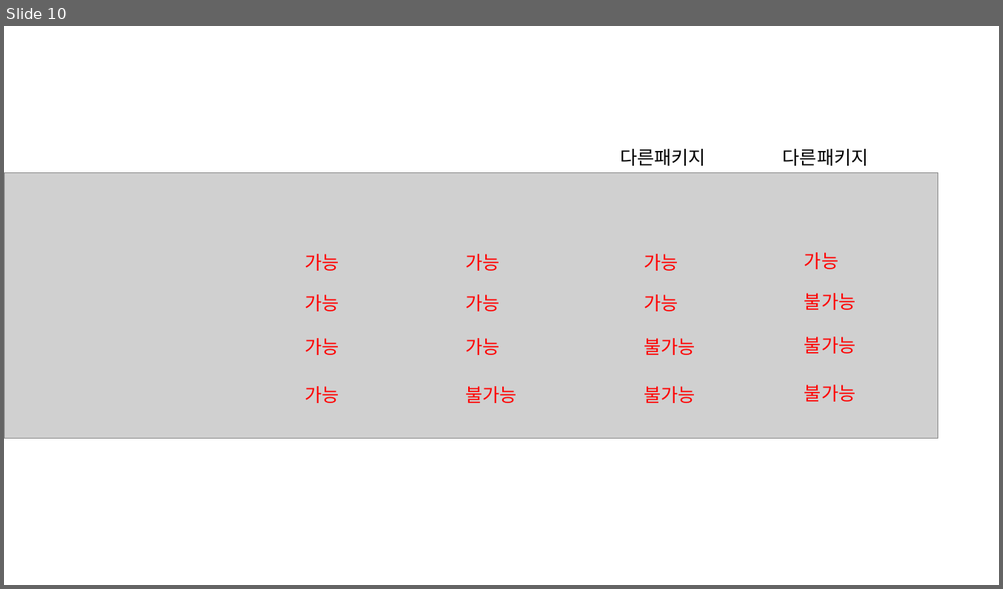
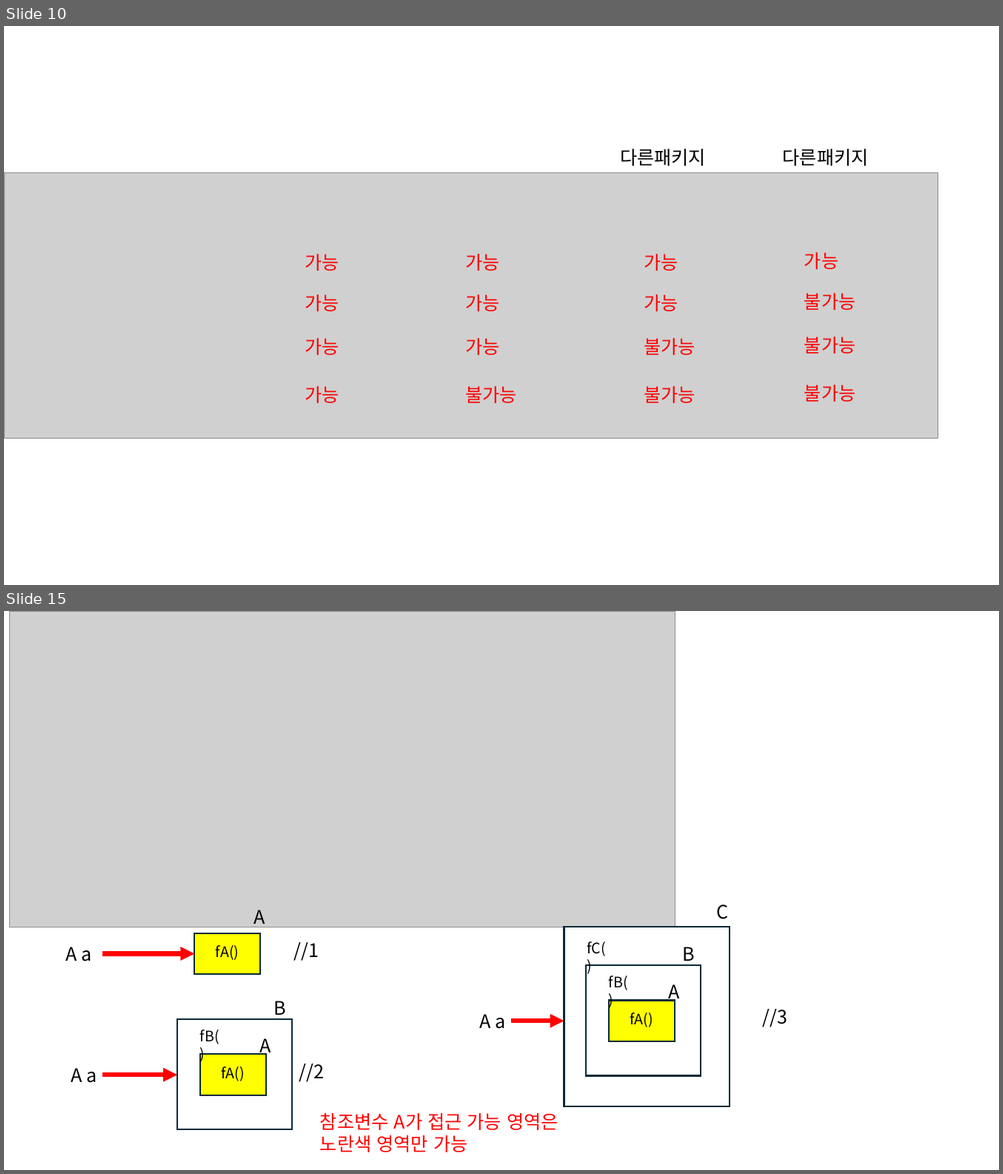
Before and after one commit to chl4890620123-collab/-, a slide deck: java수업.pptm. Shown one above the other, each under a label of ours: slide 10 before the commit, slides 10 and 15 after it; the slides between them are not shown. The pictures are 1003x589 and 1003x1174 pixels, drawn with LibreOffice and Linux fonts; fonts in the diff are those of the drawing; grey boxes stand for pictures. Boxes give left, top, right and bottom in pixels: in the first picture for what was removed or moved away, otherwise in the second. Text is boxed around its words. In the diff, an @@ line names an element or a change of style, - is before the commit and + after.

```diff
--- a/java수업.pptm
+++ b/java수업.pptm
@@ slide 15 added at <box>4,611,999,1170</box>, background #FFFFFF @@
@@ picture added at <box>9,611,674,927</box> @@
@@ text added at <box>254,910,265,928</box>, 18 pt, text #000000 @@
+A
@@ text added at <box>717,905,728,920</box>, 18 pt, text #000000 @@
+C
@@ rectangle added at <box>194,934,261,974</box>, fill #FFFF00, outline #092A39 1.5 pt @@
@@ text added at <box>293,943,318,961</box>, 18 pt, text #000000 @@
+//1
@@ rectangle added at <box>564,927,730,1107</box>, outline #092A39 1.5 pt @@
@@ text added at <box>587,942,606,957</box>, 14 pt, text #000000 @@
+fC()
@@ text added at <box>65,947,91,962</box>, 18 pt, text #000000 @@
+A a
@@ arrow added from (102, 954) to (194, 954), #FF0000 4.5 pt @@
@@ text added at <box>216,945,239,960</box>, 14 pt, text #000000 @@
+fA()
@@ text added at <box>683,947,695,965</box>, 18 pt, text #000000 @@
+B
@@ rectangle added at <box>586,966,701,1076</box>, outline #092A39 1.5 pt @@
@@ text added at <box>609,976,628,991</box>, 14 pt, text #000000 @@
+fB()
@@ text added at <box>669,985,680,1003</box>, 18 pt, text #000000 @@
+A
@@ text added at <box>274,1001,287,1019</box>, 18 pt, text #000000 @@
+B
@@ rectangle added at <box>609,1000,674,1042</box>, fill #FFFF00, outline #092A39 1.5 pt @@
@@ text added at <box>762,1009,788,1028</box>, 18 pt, text #000000 @@
+//3
@@ rectangle added at <box>177,1020,292,1130</box>, outline #092A39 1.5 pt @@
@@ text added at <box>200,1030,219,1045</box>, 14 pt, text #000000 @@
+fB()
@@ text added at <box>480,1014,506,1029</box>, 18 pt, text #000000 @@
+A a
@@ arrow added from (511, 1022) to (564, 1022), #FF0000 4.5 pt @@
@@ text added at <box>629,1013,653,1028</box>, 14 pt, text #000000 @@
+fA()
@@ text added at <box>260,1039,271,1057</box>, 18 pt, text #000000 @@
+A
@@ text added at <box>71,1068,97,1083</box>, 18 pt, text #000000 @@
+A a
@@ arrow added from (102, 1075) to (177, 1075), #FF0000 4.5 pt @@
@@ rectangle added at <box>199,1055,266,1096</box>, fill #FFFF00, outline #092A39 1.5 pt @@
@@ text added at <box>221,1067,244,1082</box>, 14 pt, text #000000 @@
+fA()
@@ text added at <box>299,1064,324,1082</box>, 18 pt, text #000000 @@
+//2
@@ text added at <box>320,1113,558,1153</box>, 18 pt, text #FF0000 @@
+참조변수 A가 접근 가능 영역은
+노란색 영역만 가능
```
Also in this commit, not shown: 5 other slides added, 44 other files.
